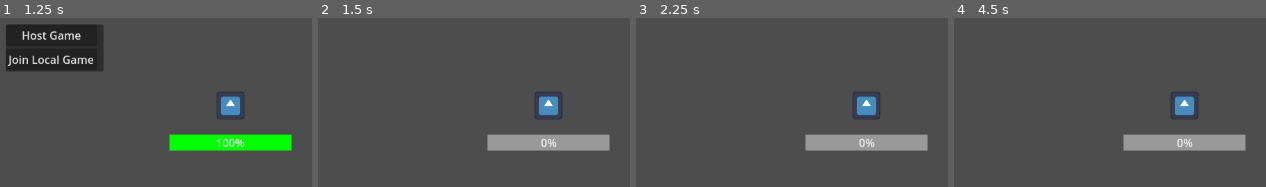
Above: before the commit, frames 1-4 (left to right).
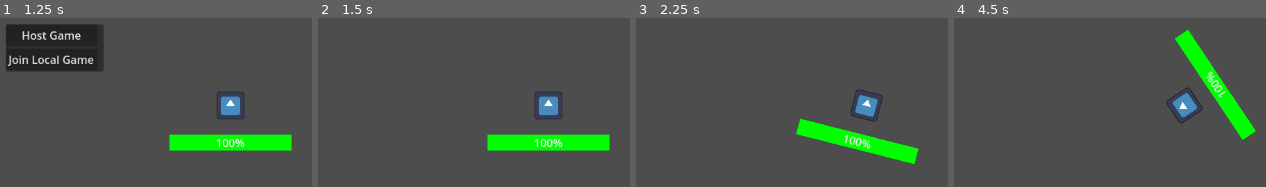
Above: after the commit, the same moments.

Repository: ifelldownahole/2D_Crazy_Cattle_3D_Local_Multiplayer_Battle_Royale_Edition_With_Guns
Game: Godot game, scene res://scenes/main.tscn
Same seed, same stepped clock (60 frames per second), same inputs: the game is played once before the commit and once after it. The engine's default icon, where the game draws it, is replaced by a stand-in: a white triangle on a blue panel in a dark square.
Inputs:
- Up to frame 1 (1.25 s): tap Enter at 0.5 s; tap A (ui_a) at 0.6 s; tap D (ui_d) at 0.8 s
- Up to frame 2 (1.5 s): click "Host Game" at 1.25 s
- Up to frame 3 (2.25 s): tap Space at 2 s; tap D (ui_d) at 2.1 s
- Up to frame 4 (4.5 s): tap S (ui_s) at 2.3, 2.85 s; tap W (ui_w) at 3.05, 3.6 s; tap A (ui_a) at 3.8, 4.35 s

Frame 1 is identical in both runs. In frame 2, 4.0% of the frame differs, in the area x 54-94%, y 68-79%; in frame 3, 6.0%; in frame 4, 8.3%, in the area x 54-97%, y 7-79%.

Commit message:
Commit to move to other branch
I HAVE TO RESTART NOoooo

Diff:
--- a/scenes/multiplayer_player.tscn
+++ b/scenes/multiplayer_player.tscn
@@ -14,6 +14,8 @@
 bg_color = Color(0, 1, 0, 1)
 
 [node name="MultiplayerPlayer" type="RigidBody2D"]
+angular_damp_mode = 1
+angular_damp = 5.0
 script = ExtResource("1_47gve")
 
 [node name="Sprite2D" type="Sprite2D" parent="."]
--- a/scripts/multiplayer/multiplayer_controller.gd
+++ b/scripts/multiplayer/multiplayer_controller.gd
@@ -1,5 +1,54 @@
 extends RigidBody2D
-
+var speed = 0
+var velocity = Vector2.ZERO
+var ANGULAR_SPEED = PI
+@export var MAX_HEALTH = 500
+var health = MAX_HEALTH
+@export var TURN_SPEED_MULTIPLIER = 1200
+@export var ACCELERATION = 10000
+@export var FORWARD = "ui_w"
+@export var REVERSE = "ui_s"
+@export var TURN_LEFT = "ui_a"
+@export var TURN_RIGHT = "ui_d"
 @export var player_id :=1:
 	set(id):
 		player_id = id
+
+
+func _ready():
+	set_contact_monitor(true)
+	set_max_contacts_reported(50)
+	$healthBar.max_value = health
+
+
+func _process(delta):
+	speed = linear_velocity.length()
+	$healthBar.value = health
+	if Input.is_action_pressed(TURN_LEFT):
+		apply_torque(-TURN_SPEED_MULTIPLIER * sqrt(speed * speed) * delta)
+	if Input.is_action_pressed(TURN_RIGHT):
+		apply_torque(TURN_SPEED_MULTIPLIER * sqrt(speed * speed) * delta)
+
+	if Input.is_action_pressed(FORWARD):
+		apply_force(Vector2.UP.rotated(rotation) * ACCELERATION * delta)
+
+	if Input.is_action_pressed(REVERSE):
+		apply_force(Vector2.UP.rotated(rotation) * -ACCELERATION * delta)
+
+func _on_body_entered(_something):
+	health -= linear_velocity.length()
+	if health < 0:
+		health = 0
+	hit_physics(linear_velocity.length())
+
+func hit_physics(force):
+	var delay = force / 100
+	angular_velocity += angular_velocity
+	linear_damp = 0
+	angular_damp = 0
+	await get_tree().create_timer(delay).timeout
+	linear_damp = 0.5
+	angular_damp = 2.5
+	await get_tree().create_timer(delay).timeout
+	linear_damp = 1
+	angular_damp = 5
--- a/scripts/test_sheep.gd
+++ b/scripts/test_sheep.gd
@@ -33,7 +33,7 @@
 	if Input.is_action_pressed(REVERSE):
 		apply_force(Vector2.UP.rotated(rotation) * -ACCELERATION * delta)
 
-func _on_body_entered(_TestSheep):
+func _on_body_entered(_something):
 	health -= linear_velocity.length()
 	if health < 0:
 		health = 0
